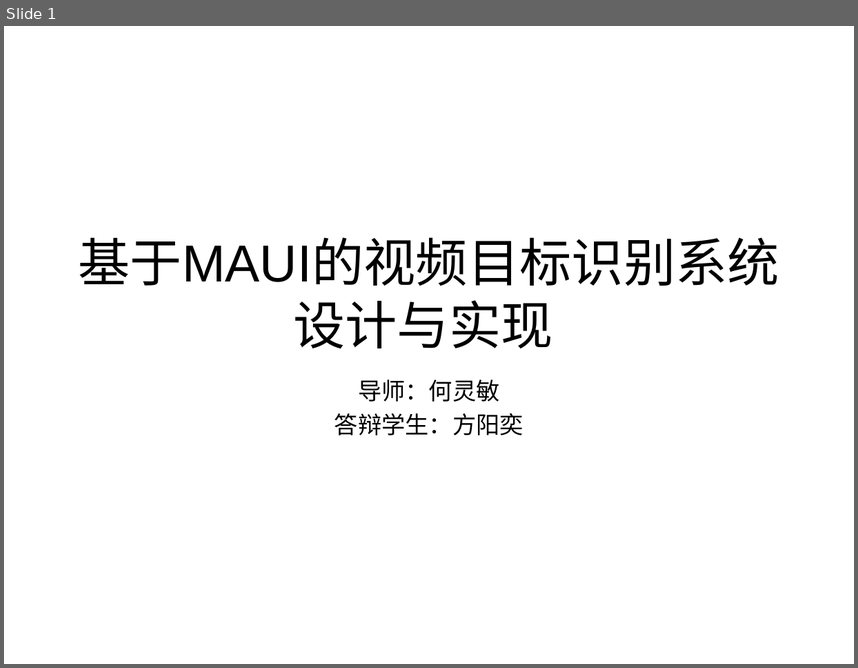
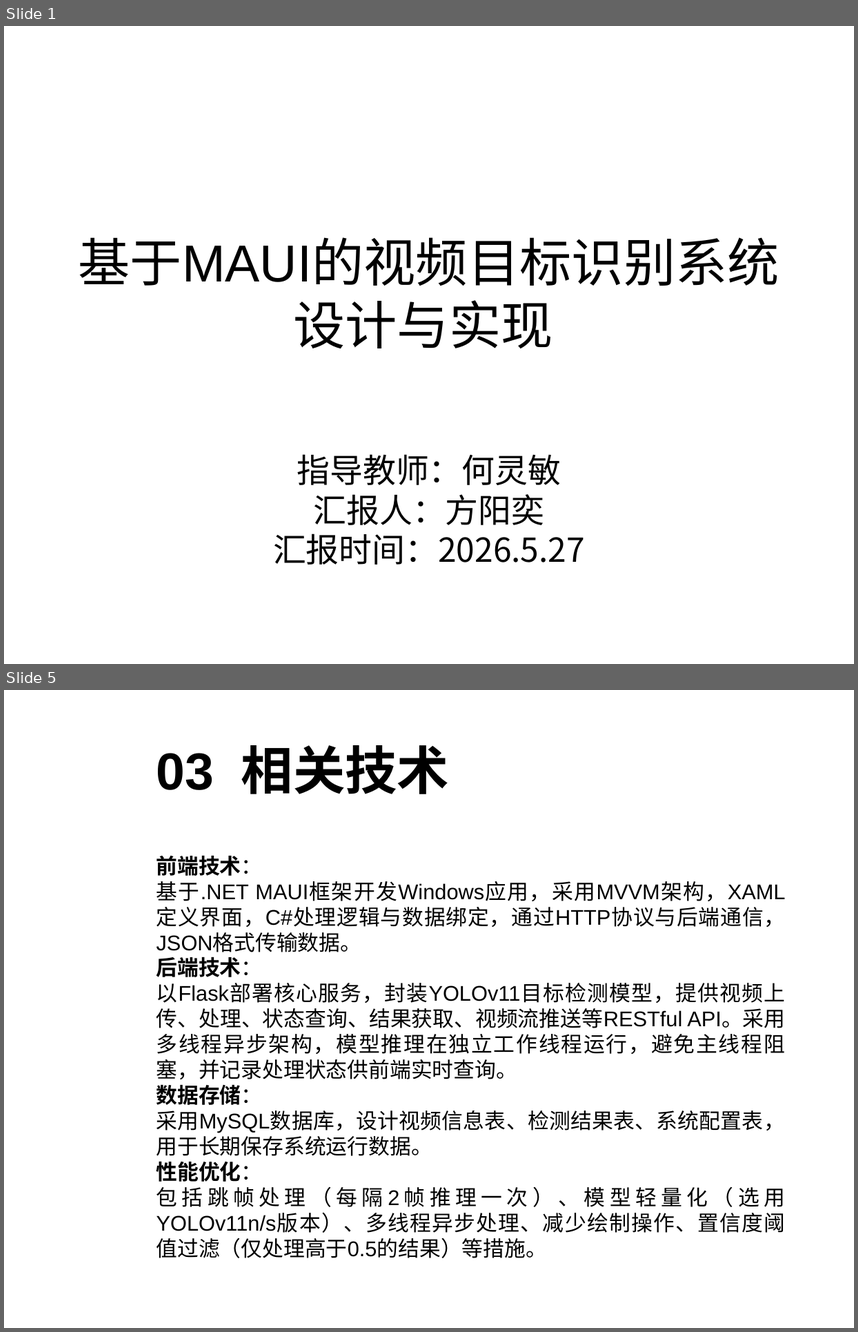
Before and after one commit to sanwan0104/maui_yolo_v1, a slide deck: 汇报.ppt. Shown one above the other, each under a label of ours: slide 1 before the commit, slides 1 and 5 after it; the slides between them are not shown. The pictures are 858x668 and 858x1332 pixels, drawn with LibreOffice and Linux fonts; fonts in the diff are those of the drawing; background and template pictures are left out. Boxes give left, top, right and bottom in pixels: in the first picture for what was removed or moved away, otherwise in the second. Text is boxed around its words. In the diff, an @@ line names an element or a change of style, - is before the commit and + after.

```diff
--- a/汇报.ppt
+++ b/汇报.ppt
@@ slide 5 added at [4,690,854,1328], background picture (left out) @@
@@ title added at [156,745,449,794], 44 pt, text #000000, bold @@
+03 相关技术
@@ text added at [156,855,786,1258], 18 pt, text #000000 @@
+前端技术：
+基于.NET MAUI框架开发Windows应用，采用MVVM架构，XAML定义界面，C#处理逻辑与数据绑定，通过HTTP协议与后端通信，JSON格式传输数据。
+后端技术：
+以Flask部署核心服务，封装YOLOv11目标检测模型，提供视频上传、处理、状态查询、结果获取、视频流推送等RESTful API。采用多线程异步架构，模型推理在独立工作线程运行，避免主线程阻塞，并记录处理状态供前端实时查询。
+数据存储：
+采用MySQL数据库，设计视频信息表、检测结果表、系统配置表，用于长期保存系统运行数据。
+性能优化：
+包括跳帧处理（每隔2帧推理一次）、模型轻量化（选用YOLOv11n/s版本）、多线程异步处理、减少绘制操作、置信度阈值过滤（仅处理高于0.5的结果）等措施。
@@ slide 1 changed as well @@
@@ text at [273,454,585,564]: text changed; size 20 to 28 pt; font Arial to Noto Sans CJK SC @@
-导师：何灵敏
-答辩学生：方阳奕
+指导教师：何灵敏
+汇报人：方阳奕
+汇报时间：2026.5.27
```
Also in this commit, not shown: 6 other slides added, 1 slide removed, 1 other file.
